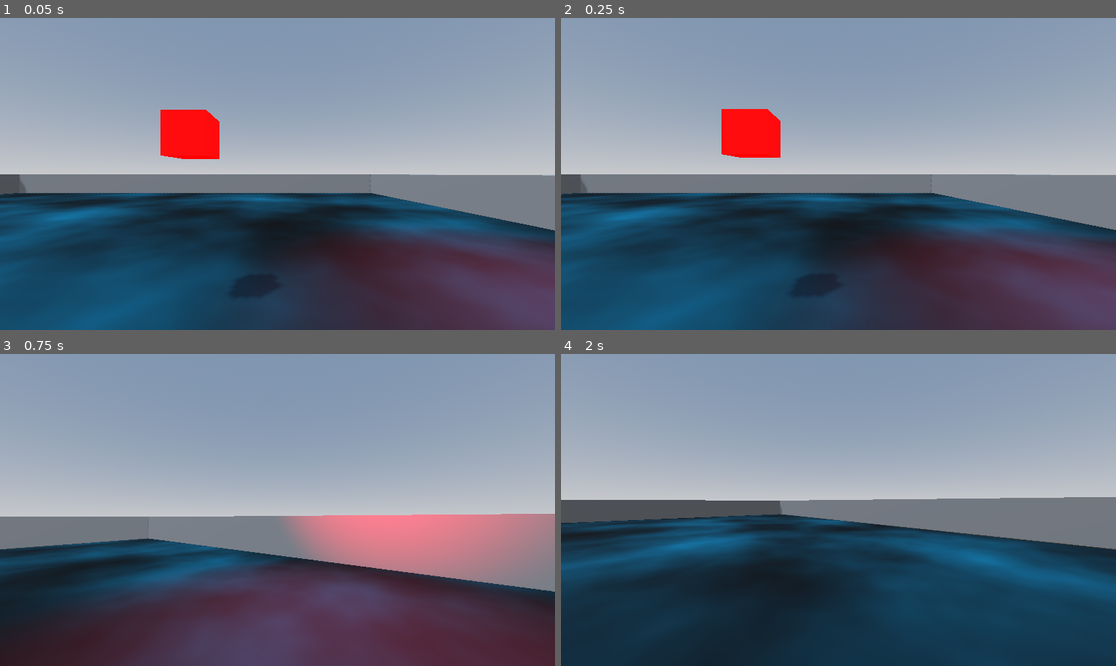
Above: before the commit, frames 1-4 (two rows, left to right).
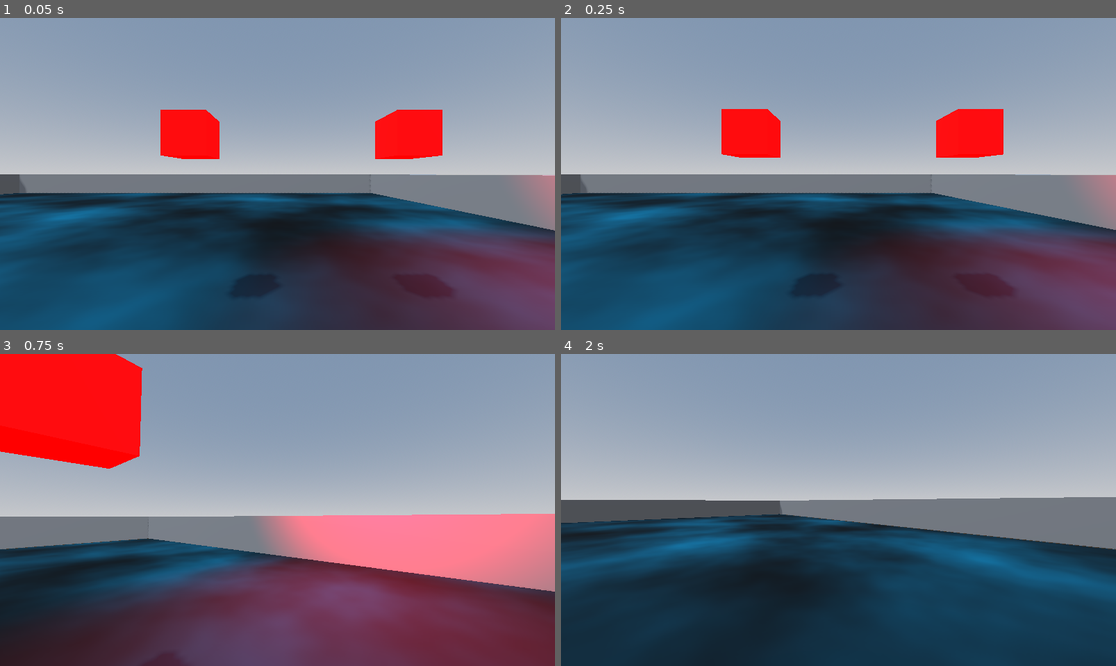
Above: after the commit, the same moments.

Repository: uniqueusername/burning-paper
Game: Godot game, scene res://levels/world2.tscn
Two runs of this game, one before a commit and one after it. Both use one fixed random seed, a clock stepped at 60 frames per second and the inputs below. This scene is started directly instead of the project's main scene.
Inputs (mouse positions are in pixels of both pictures, inside the frame that each line leads up to):
- Up to frame 1 (0.05 s): no input
- Up to frame 2 (0.25 s): no input
- Up to frame 3 (0.75 s): tap Enter at 0.5 s; move the mouse to (305, 510) at 0.52 s; hold W (forward) from 0.53 s (still down); hold E (interact, bound only after the commit) from 0.53 s (still down)
- Up to frame 4 (2 s): keep holding W (forward); tap Space (jump) at 0.77, 1.52 s; move the mouse to (810, 510) at 1.27 s; release E (interact, bound only after the commit) at 1.28 s; tap E (interact, bound only after the commit) at 1.35 s

The runs differ from the first frame. In frame 1, 3.4% of the frame differs, in the area x 67-100%, y 29-85%; in frame 2, 3.4%; in frame 3, 29%, in the area x 0-100%, y 0-100%; in frame 4, nothing differs.

Commit message:
terminals are activatable now

Diff:
--- a/levels/world2.tscn
+++ b/levels/world2.tscn
@@ -29,6 +29,20 @@
 albedo_color = Color(0.0156863, 0.392157, 0.482353, 1)
 albedo_texture = SubResource("NoiseTexture2D_7l7q8")
 
+[sub_resource type="StandardMaterial3D" id="StandardMaterial3D_47g1u"]
+resource_local_to_scene = true
+albedo_color = Color(1, 0, 0, 1)
+emission_enabled = true
+emission = Color(1, 0, 0, 1)
+emission_energy_multiplier = 4.54
+
+[sub_resource type="StandardMaterial3D" id="StandardMaterial3D_0xlgp"]
+resource_local_to_scene = true
+albedo_color = Color(1, 0, 0, 1)
+emission_enabled = true
+emission = Color(1, 0, 0, 1)
+emission_energy_multiplier = 4.54
+
 [node name="world" type="Node3D"]
 
 [node name="WorldEnvironment" type="WorldEnvironment" parent="."]
@@ -41,6 +55,11 @@
 
 [node name="terminal" parent="." instance=ExtResource("2_bna8q")]
 transform = Transform3D(1, -4.96115e-11, -7.27596e-12, -9.09773e-12, 1, -7.27596e-12, 0, 1.45519e-11, 1, 3.37785, 1.29949, 0)
+material = SubResource("StandardMaterial3D_47g1u")
+
+[node name="terminal2" parent="." instance=ExtResource("2_bna8q")]
+transform = Transform3D(1, -4.96115e-11, -7.27596e-12, -9.09773e-12, 1, -7.27596e-12, 0, 1.45519e-11, 1, 4.93757, 1.29949, 0)
+material = SubResource("StandardMaterial3D_0xlgp")
 
 [node name="player" parent="." instance=ExtResource("1_j6y61")]
 collision_layer = 2
--- a/objects/player/interact.gd
+++ b/objects/player/interact.gd
@@ -2,8 +2,10 @@
 
 signal highlight
 signal unhighlight
+signal activate
 
-@export var interact_distance : float = 1
+@export var interact_distance: float = 1
+var looking_at_terminal: bool = false
 
 func _ready():
 	%RayCast3D.target_position = Vector3(0, 0, -interact_distance)
@@ -13,6 +15,14 @@
 	if %RayCast3D.is_colliding():
 		var distance = %RayCast3D.get_collision_point()
 		distance = distance.distance_to(get_parent().global_position)
-		if distance < interact_distance: highlight.emit()
-		else: unhighlight.emit()
-	else: unhighlight.emit()
+		if distance < interact_distance:
+			highlight.emit(%RayCast3D.get_collider())
+			looking_at_terminal = true
+			return
+
+	unhighlight.emit()
+	looking_at_terminal = false
+
+func _input(event):
+	if event.is_action_pressed("interact") and looking_at_terminal:
+		activate.emit(%RayCast3D.get_collider())
--- a/objects/terminal/terminal.gd
+++ b/objects/terminal/terminal.gd
@@ -1,21 +1,31 @@
 extends CSGBox3D
 
-@export var active_color : Color = Color(0, 255, 0)
-@export var inactive_color : Color = Color(255, 0, 0)
-var interactable : bool = false
-var active : bool = false
+@export var active_color: Color = Color(0, 255, 0)
+@export var inactive_color: Color = Color(255, 0, 0)
+var interactable: bool = false
+var active: bool = false
 
 func _ready():
 	add_to_group("terminals")
+	material.albedo_color = inactive_color
+	material.emission = inactive_color
 
-func _on_highlight():
-	interactable = true
-	$outline.visible = interactable
+func _on_highlight(object: Node):
+	if object == self:
+		interactable = true
+		$outline.visible = interactable
 
 func _on_unhighlight():
 	interactable = false
 	$outline.visible = interactable
 
+func _on_activate(object: Node):
+	if object == self and interactable:
+		active = true
+		material.albedo_color = active_color
+		material.emission = active_color
+
 func connect_interact_signals(player: Node):
 	player.highlight.connect(_on_highlight)
 	player.unhighlight.connect(_on_unhighlight)
+	player.activate.connect(_on_activate)
--- a/objects/terminal/terminal.tscn
+++ b/objects/terminal/terminal.tscn
@@ -1,12 +1,7 @@
 [gd_scene load_steps=5 format=3 uid="uid://b2b0kp0wya7bg"]
 
+[ext_resource type="Material" uid="uid://c2wq6xorue6xj" path="res://objects/terminal/terminal_material.tres" id="1_ppk21"]
 [ext_resource type="Script" path="res://objects/terminal/terminal.gd" id="1_q4vcm"]
-
-[sub_resource type="StandardMaterial3D" id="StandardMaterial3D_p7e64"]
-albedo_color = Color(1, 0, 0, 1)
-emission_enabled = true
-emission = Color(1, 0, 0, 1)
-emission_energy_multiplier = 4.54
 
 [sub_resource type="StandardMaterial3D" id="StandardMaterial3D_xb21c"]
 shading_mode = 0
@@ -31,7 +26,7 @@
 collision_layer = 4
 collision_mask = 0
 size = Vector3(0.3, 0.3, 0.3)
-material = SubResource("StandardMaterial3D_p7e64")
+material = ExtResource("1_ppk21")
 script = ExtResource("1_q4vcm")
 
 [node name="OmniLight3D" type="OmniLight3D" parent="."]
--- /dev/null
+++ b/objects/terminal/terminal_material.tres
@@ -0,0 +1,8 @@
+[gd_resource type="StandardMaterial3D" format=3 uid="uid://c2wq6xorue6xj"]
+
+[resource]
+resource_local_to_scene = true
+albedo_color = Color(1, 0, 0, 1)
+emission_enabled = true
+emission = Color(1, 0, 0, 1)
+emission_energy_multiplier = 4.54
--- a/project.godot
+++ b/project.godot
@@ -60,6 +60,11 @@
 "events": [Object(InputEventKey,"resource_local_to_scene":false,"resource_name":"","device":-1,"window_id":0,"alt_pressed":false,"shift_pressed":false,"ctrl_pressed":false,"meta_pressed":false,"pressed":false,"keycode":0,"physical_keycode":82,"key_label":0,"unicode":114,"echo":false,"script":null)
 ]
 }
+interact={
+"deadzone": 0.5,
+"events": [Object(InputEventKey,"resource_local_to_scene":false,"resource_name":"","device":-1,"window_id":0,"alt_pressed":false,"shift_pressed":false,"ctrl_pressed":false,"meta_pressed":false,"pressed":false,"keycode":0,"physical_keycode":69,"key_label":0,"unicode":101,"echo":false,"script":null)
+]
+}
 
 [layer_names]
 
Not shown: 1 places in levels/world2.tscn that only renumber resources
